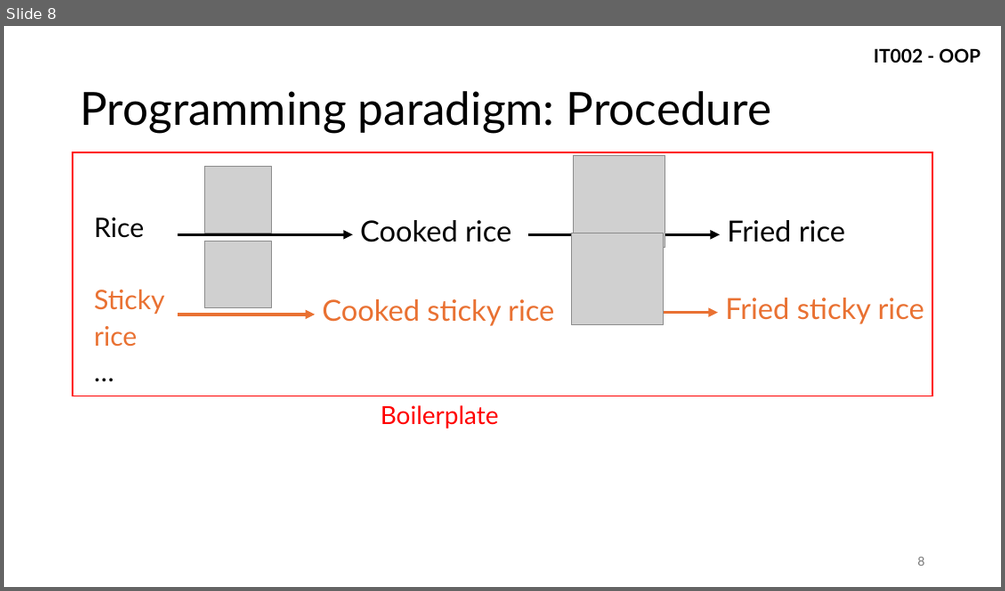
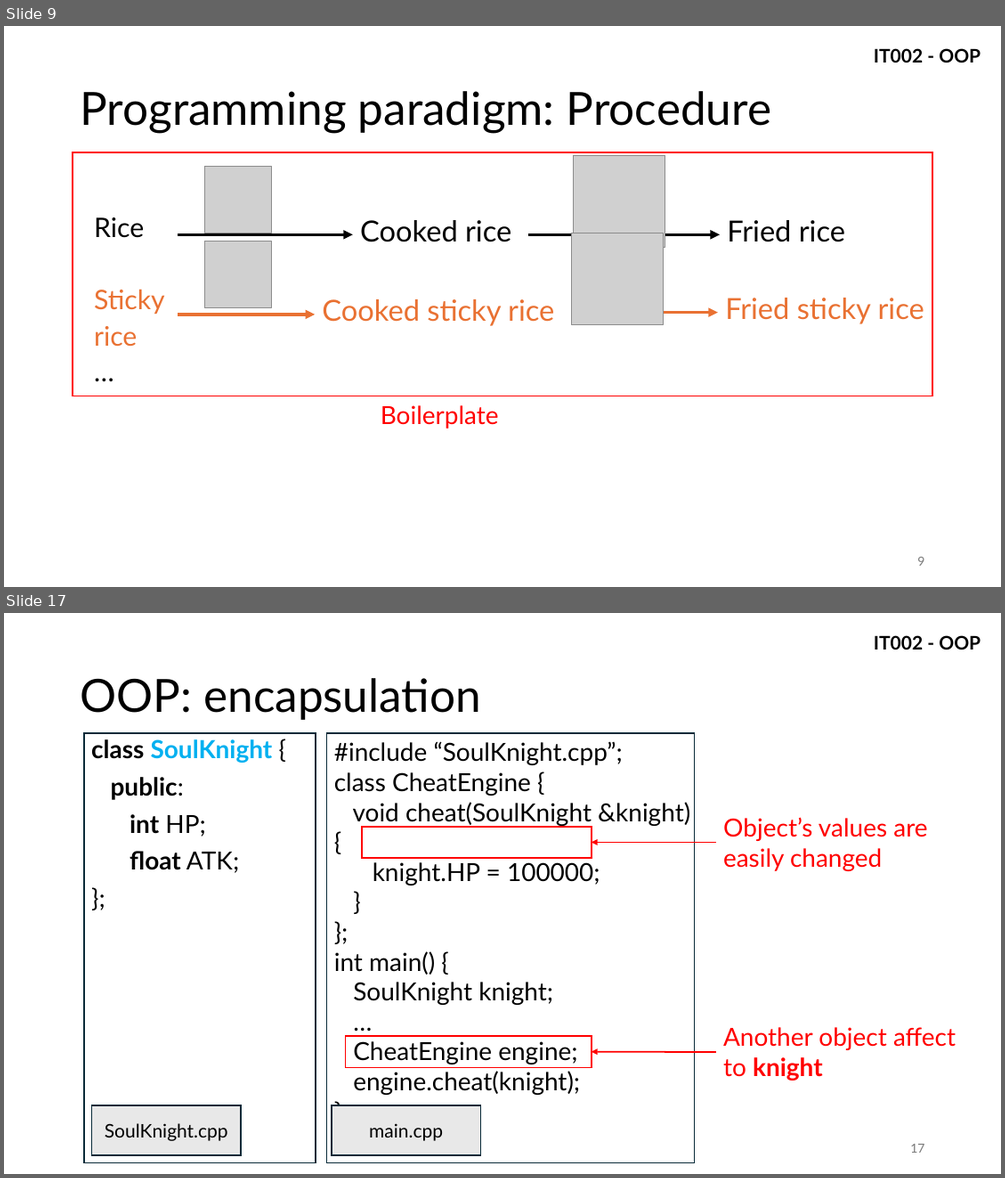
Before and after one commit to vutuanhai237/CourseMaterialsUIT, a slide deck: IT002-OOP/Slide lý thuyết/1. IntroOOP.pptx. Shown one above the other, each under a label of ours: slide 8 before the commit, slides 9 and 17 after it; the slides between them are not shown. The pictures are 1005x591 and 1005x1178 pixels, drawn with LibreOffice and Linux fonts; fonts in the diff are those of the drawing; grey boxes stand for pictures. Boxes give left, top, right and bottom in pixels: in the first picture for what was removed or moved away, otherwise in the second. Text is boxed around its words. In the diff, an @@ line names an element or a change of style, - is before the commit and + after.

```diff
--- a/IT002-OOP/Slide lý thuyết/1. IntroOOP.pptx
+++ b/IT002-OOP/Slide lý thuyết/1. IntroOOP.pptx
@@ slide 17 added at (4,613,1001,1174), background #FFFFFF; not listed: 1 template element that a slide beside it also shows @@
@@ title added at (80,678,481,720), 44 pt, text #000000 @@
+OOP: encapsulation
@@ rectangle added at (84,733,316,1163), outline #092A39 1.5 pt @@
@@ text added at (91,739,273,873), 24 pt, text #000000, bold @@
+class SoulKnight {
+public:
+int HP;
+float ATK;
+};
@@ rectangle added at (327,733,695,1163), outline #092A39 1.5 pt @@
@@ text added at (334,741,690,1094), 24 pt, text #000000 @@
+#include “SoulKnight.cpp”;
+class CheatEngine {
+void cheat(SoulKnight &knight) {
+knight.HP = 100000;
+}
+};
+int main() {
+SoulKnight knight;
+…
+CheatEngine engine;
+engine.cheat(knight);
+}
@@ rectangle added at (362,826,591,858), outline #FF0000 1.5 pt @@
@@ text added at (723,817,927,871), 24 pt, text #FF0000 @@
+Object’s values are easily changed
@@ arrow added from (716, 842) to (591, 842), #FF0000 1.5 pt @@
@@ rectangle added at (346,1037,591,1068), outline #FF0000 1.5 pt @@
@@ text added at (723,1027,955,1080), 24 pt, text #FF0000 @@
+Another object affect to knight
@@ arrow added from (716, 1052) to (591, 1052), #FF0000 1.5 pt @@
@@ rectangle added at (91,1105,241,1155), fill #E8E8E8, outline #092A39 1.5 pt, 18 pt, text #000000 @@
+SoulKnight.cpp
@@ rectangle added at (332,1105,481,1155), fill #E8E8E8, outline #092A39 1.5 pt, 18 pt, text #000000 @@
+main.cpp
@@ page number added at (910,1143,924,1152), 12 pt, text #797979 @@
+17
@@ what was slide 8 is now slide 9 @@
@@ page number at (917,556,924,565): text changed @@
-8
+9
```
Also in this commit, not shown: 3 slides changed, 10 other slides added, 3 other files.
